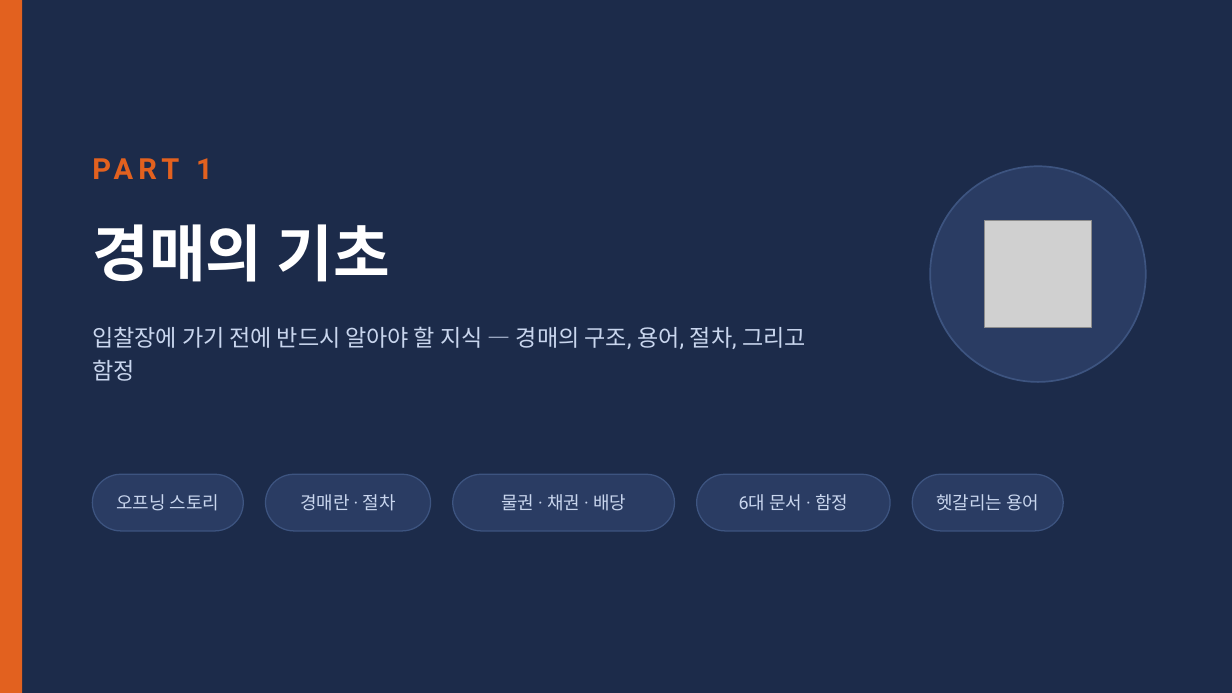
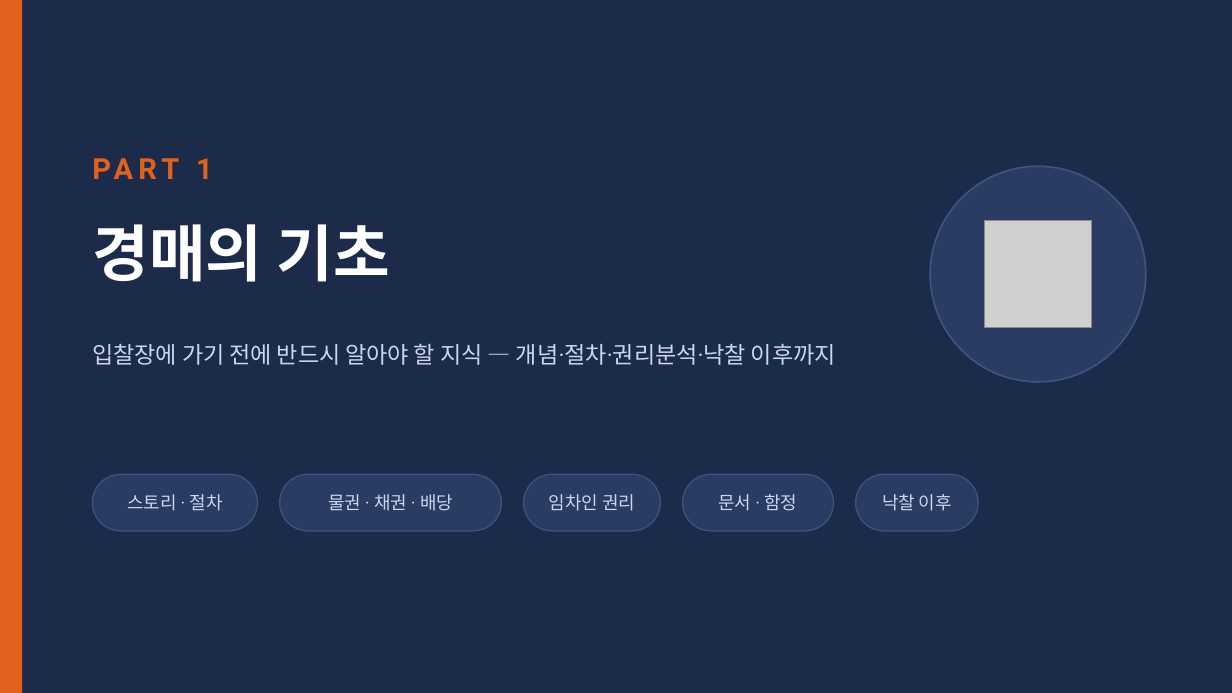
Before and after one commit to earthskyisbig/auction-crwal0629, a slide deck: slide 5 of docs/slides/AI부동산경매투자_강의슬라이드.pptx. Drawn at 1232x693 pixels with LibreOffice and Linux fonts; fonts in the diff are those of the drawing; grey boxes stand for pictures. Boxes give left, top, right and bottom in pixels: in the first picture for what was removed or moved away, otherwise in the second. Text is boxed around its words. In the diff, an @@ line names an element or a change of style, - is before the commit and + after.

```diff
--- a/docs/slides/AI부동산경매투자_강의슬라이드.pptx
+++ b/docs/slides/AI부동산경매투자_강의슬라이드.pptx
@@ text at [92,343,836,365]: text changed @@
-입찰장에 가기 전에 반드시 알아야 할 지식 — 경매의 구조, 용어, 절차, 그리고 함정
+입찰장에 가기 전에 반드시 알아야 할 지식 — 개념·절차·권리분석·낙찰 이후까지
@@ rounded rectangle: place and size @@
-rounded rectangle at [92,474,244,531]
+rounded rectangle at [92,474,257,531]
@@ rounded rectangle: place and size @@
-rounded rectangle at [265,474,430,531]
+rounded rectangle at [280,474,501,531]
@@ text "물권 · 채권 · 배당": place and size @@
-text "물권 · 채권 · 배당" at [501,494,626,511]
+text "물권 · 채권 · 배당" at [328,494,453,511]
@@ rounded rectangle: place and size @@
-rounded rectangle at [452,474,674,531]
+rounded rectangle at [524,474,660,531]
@@ rounded rectangle: place and size @@
-rounded rectangle at [697,474,891,531]
+rounded rectangle at [683,474,834,531]
@@ rounded rectangle: place and size @@
-rounded rectangle at [913,474,1064,531]
+rounded rectangle at [856,474,978,531]
@@ text at [127,494,223,511]: text changed @@
-오프닝 스토리
+스토리 · 절차
@@ text removed at [300,494,396,511] @@
-경매란 · 절차
@@ text added at [549,494,635,511], 10.5 pt, text #C9D6EE @@
+임차인 권리
@@ text at [719,494,798,511]: text changed @@
-6대 문서 · 함정
+문서 · 함정
@@ text at [882,494,952,511]: text changed @@
-헷갈리는 용어
+낙찰 이후
```
Also in this commit, not shown: 24 other slides changed, 4 slides added, 1 other file.
